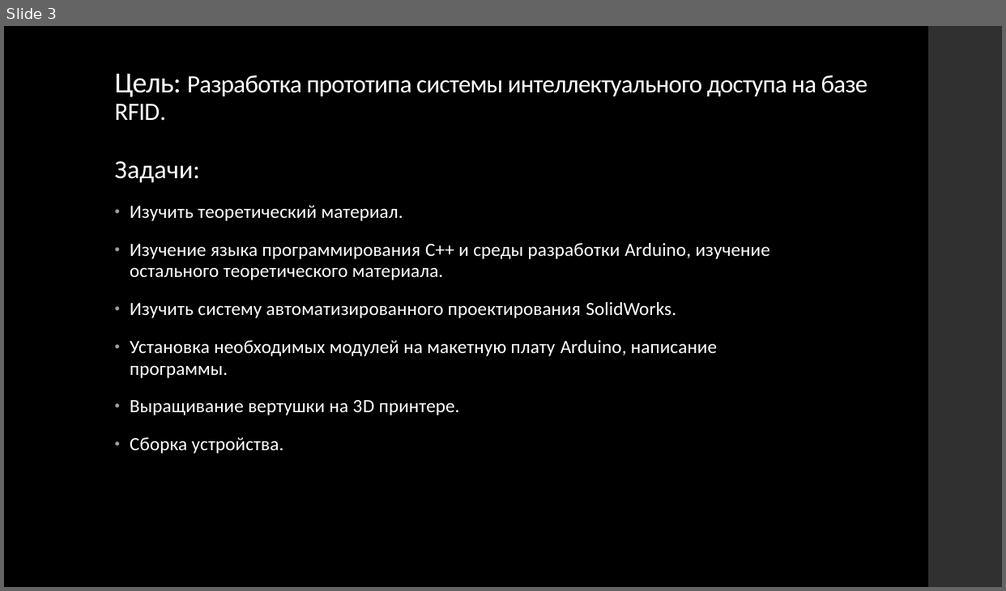
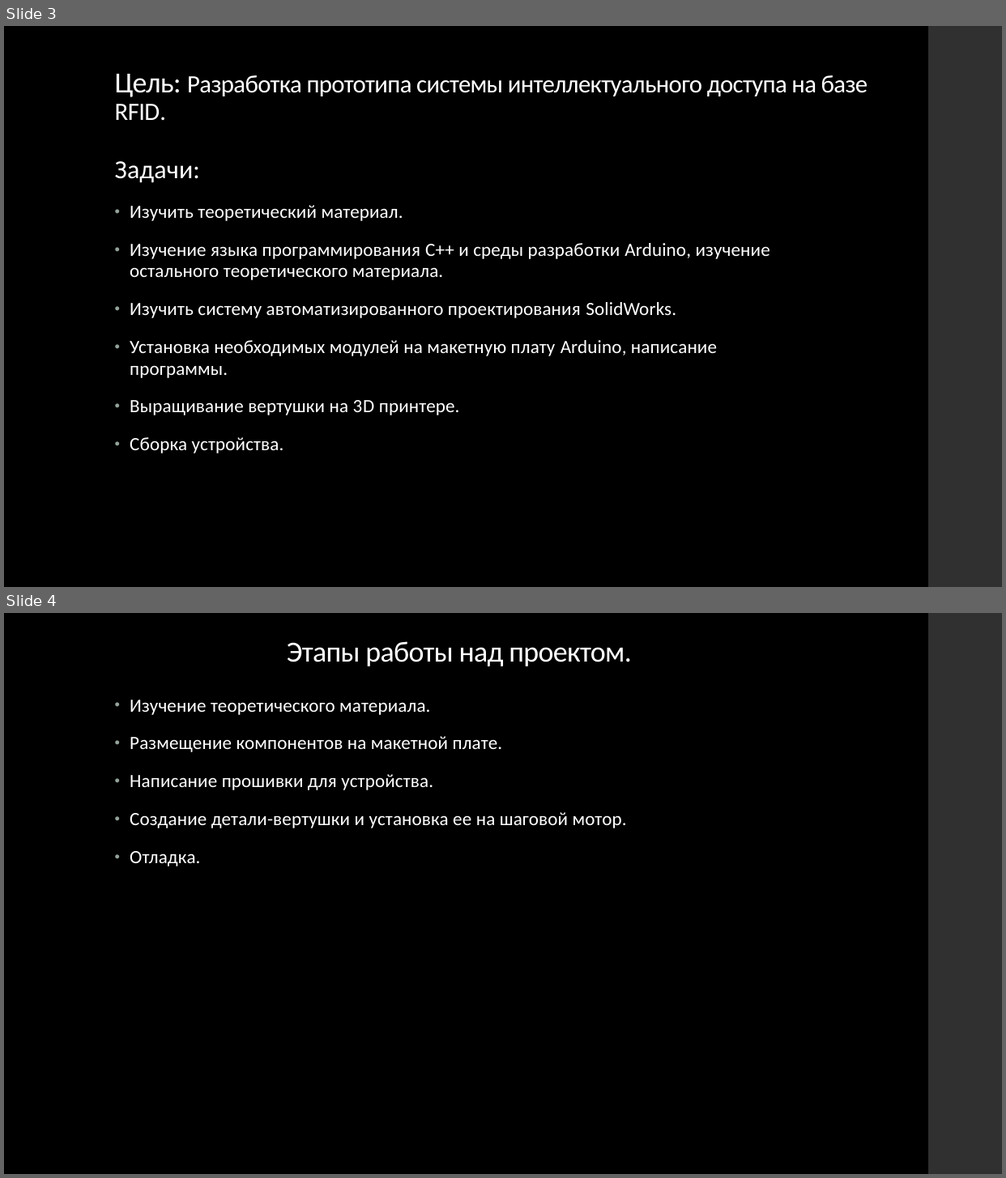
Before and after one commit to kmspofizre/school_project, a slide deck: Презентация ИСД.pptx. Shown one above the other, each under a label of ours: slide 3 before the commit, slides 3 and 4 after it. The pictures are 1006x591 and 1006x1178 pixels, drawn with LibreOffice and Linux fonts; fonts in the diff are those of the drawing. Boxes give left, top, right and bottom in pixels: in the first picture for what was removed or moved away, otherwise in the second. Text is boxed around its words. In the diff, an @@ line names an element or a change of style, - is before the commit and + after.

```diff
--- a/Презентация ИСД.pptx
+++ b/Презентация ИСД.pptx
@@ slide 4 added at (x1=4, y1=613, x2=1002, y2=1174), background #000000; not listed: 1 template element that a slide beside it also shows @@
@@ title added at (x1=287, y1=641, x2=631, y2=666), 28 pt, text #FFFFFF @@
+Этапы работы над проектом.
@@ text added at (x1=130, y1=700, x2=627, y2=867), 18 pt, text #FFFFFF @@
+• Изучение теоретического материала.
+• Размещение компонентов на макетной плате.
+• Написание прошивки для устройства.
+• Создание детали-вертушки и установка ее на шаговой мотор.
+• Отладка.
```
Also in this commit, not shown: 1 slide changed, 5 other slides added, 1 slide removed, 1 other file.
